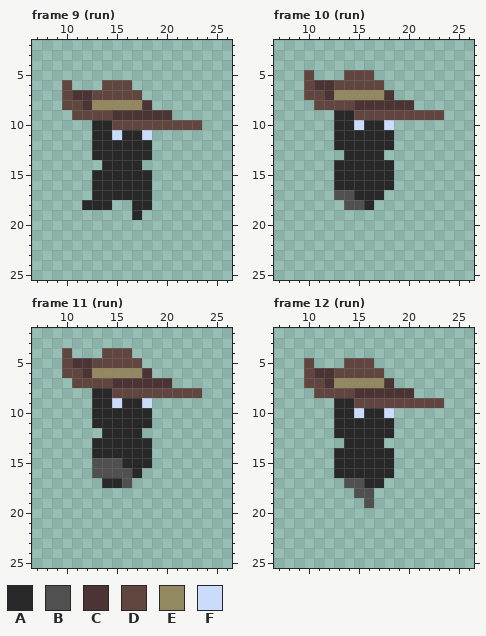
Pixel-art file -- PixelEngine/res/sprites/items/armor/hunters_hat.aseprite. Above, as it was before the edit.
32x32 pixels, 26 frames. Shown: frame 9 (run): x 7..26, y 2..25; frame 10 (run): x 7..26, y 2..25; frame 11 (run): x 7..26, y 2..25; frame 12 (run): x 7..26, y 2..25. The old version is drawn lined up with the new one. The commit also changed other frames, which this record leaves out.
Visible layers, top first: "Armor", "Layer 1".
Palette (. is transparent): A #282828  B #505050  C #4c3435  D #614640  E #948860  F #cbdbfc
Pixels before, frame 9 (run), first column x 10:
 6 D...DDD.......
 7 DCCDDDDD......
 8 DDCEEEEEC.....
 9 .DDDDCCCCCC...
10 ...AADDDDDDDDD
11 ...AAFAAF.....
12 ...AAAAAA.....
13 ...AAAAAA.....
14 ....AAAA......
15 ...AAAAAA.....
16 ...AAAAAA.....
17 ...AAAAAA.....
18 ..AAA..AA.....
19 .......A......
Pixels before, frame 10 (run), first column x 10:
 5 D...DDD.......
 6 DCCDDDDD......
 7 DDCEEEEEC.....
 8 .DDDDCCCCCC...
 9 ...AADDDDDDDDD
10 ...AAFAAF.....
11 ...AAAAAA.....
12 ...AAAAAA.....
13 ....AAAA......
14 ...AAAAAA.....
15 ...AAAAAA.....
16 ...AAAAAA.....
17 ...BBAAA......
18 ....BBA.......
Pixels before, frame 11 (run), first column x 10:
 4 D...DDD.......
 5 DCCDDDDD......
 6 DDCEEEEEC.....
 7 .DDDDCCCCCC...
 8 ...AADDDDDDDDD
 9 ...AAFAAF.....
10 ...AAAAAA.....
11 ...AAAAAA.....
12 ....AAAA......
13 ...AAAAAA.....
14 ...AAAAAA.....
15 ...BBBAAA.....
16 ...BBBBA......
17 ....AAB.......
Pixels before, frame 12 (run), first column x 10:
 5 D...DDD.......
 6 DCCDDDDD......
 7 DDCEEEEEC.....
 8 .DDDDCCCCCC...
 9 ...AADDDDDDDDD
10 ...AAFAAF.....
11 ...AAAAAA.....
12 ...AAAAAA.....
13 ....AAAA......
14 ...AAAAAA.....
15 ...AAAAAA.....
16 ...AAAAAA.....
17 ....BBAA......
18 .....BB.......
19 ......B.......
The same view after the edit:
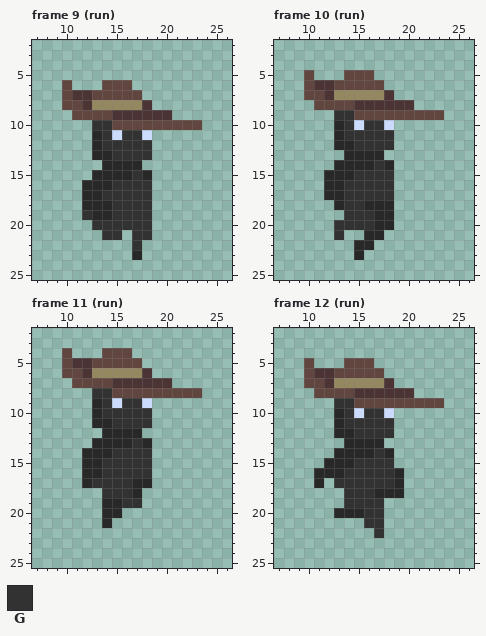
Colours new in this view: G #323232
Changes in this commit:
whole drawing moved by +0,-4 (the old picture is shown already moved)
Frame 9 (run):
The edit adds colour A in rows 16 to 17 at x 12; in row 19 at x 13 to 14; in row 23 at x 17.
The edit adds colour G in row 18 at x 15 to 16; in row 19 at x 12, 15 to 16 and 18; in row 20 at x 13 to 18; in row 21 at x 14 to 15 and 17 to 18; in row 22 at x 17.
Colour A gives way to colour G in row 10 at x 13 to 14; in row 11 at x 14 and 16 to 17; in row 12 at x 14 to 18; in row 13 at x 15 to 18; in row 15 at x 17; in row 16 at x 15 to 18.
Colour A gives way to colour G in row 17 at x 14 to 18; in row 18 at x 17 to 18; in row 19 at x 17.
Frame 10 (run):
The edit adds colour A in rows 15 to 17 at x 12; in row 18 at x 13 and 17 to 18; in rows 19 to 20 at x 17 to 18; in row 21 at x 16 to 17; in row 22 at x 15 to 16; in row 23 at x 15.
Colour B gives way to colour A in row 17 at x 13.
The edit adds colour G in row 17 at x 18; in row 19 at x 14 to 16; in row 20 at x 13 to 16; in row 21 at x 13.
Colour A gives way to colour G in row 9 at x 13 to 14; in row 10 at x 14 and 16 to 17; in row 11 at x 14 to 18; in row 12 at x 15 to 18; in row 14 at x 17; in row 15 at x 15 to 18.
Colour A gives way to colour G in row 16 at x 14 to 18; in row 17 at x 15 to 17.
Colour B gives way to colour G in row 17 at x 14; in row 18 at x 14 to 15.
Frame 11 (run):
The edit adds colour A in rows 14 to 16 at x 12; in row 17 at x 12 and 17 to 18; in row 18 at x 17; in rows 19 to 20 at x 14 to 15; in row 21 at x 14.
Colour B gives way to colour A in rows 15 to 16 at x 13.
The edit adds colour G in row 16 at x 18; in row 17 at x 13; in row 18 at x 14 to 16; in row 19 at x 16 to 17.
Colour A gives way to colour G in row 8 at x 13 to 14; in row 9 at x 14 and 16 to 17; in row 10 at x 14 to 18; in row 11 at x 15 to 18; in row 13 at x 17; in row 14 at x 15 to 18.
Colour A gives way to colour G in row 15 at x 16 to 18; in row 16 at x 17; in row 17 at x 14 to 15.
Colour B gives way to colour G in row 15 at x 14 to 15; in row 16 at x 14 to 16; in row 17 at x 16.
Frame 12 (run):
The edit adds colour A in row 15 at x 12; in row 16 at x 11 to 12 and 19; in row 17 at x 11 and 19; in row 18 at x 17 to 19; in row 20 at x 13 to 15.
The edit adds colour G in row 17 at x 13 and 18; in row 18 at x 14; in row 19 at x 14 to 15 and 17; in rows 20 to 21 at x 16 to 17; in row 22 at x 17.
Colour A gives way to colour G in row 9 at x 13 to 14; in row 10 at x 14 and 16 to 17; in row 11 at x 14 to 18; in row 12 at x 15 to 18; in row 14 at x 17; in row 15 at x 15 to 18.
Colour A gives way to colour G in row 16 at x 14 to 18; in row 17 at x 16 to 17.
Colour B gives way to colour G in row 17 at x 14 to 15; in row 18 at x 15 to 16; in row 19 at x 16.
Boxes around the changes in both pictures, in picture pixels (x1, y1, x2, y2):
changed: (82, 120, 152, 260)
changed: (324, 110, 394, 260)
changed: (82, 388, 152, 528)
changed: (314, 398, 404, 538)
